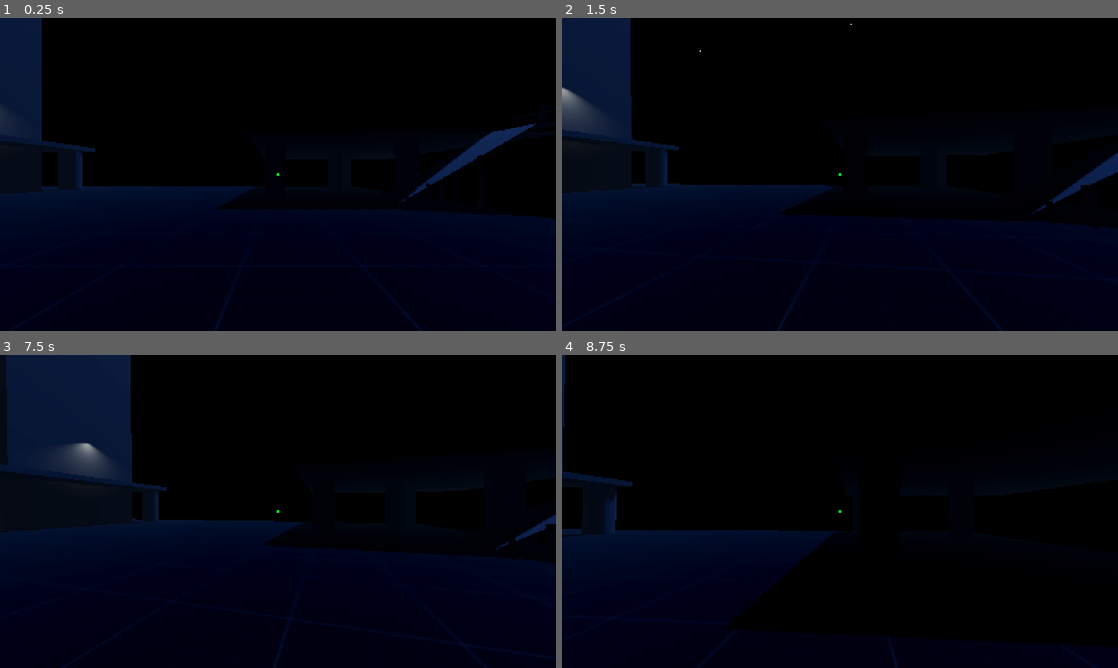
Above: before the commit, frames 1-4 (two rows, left to right).
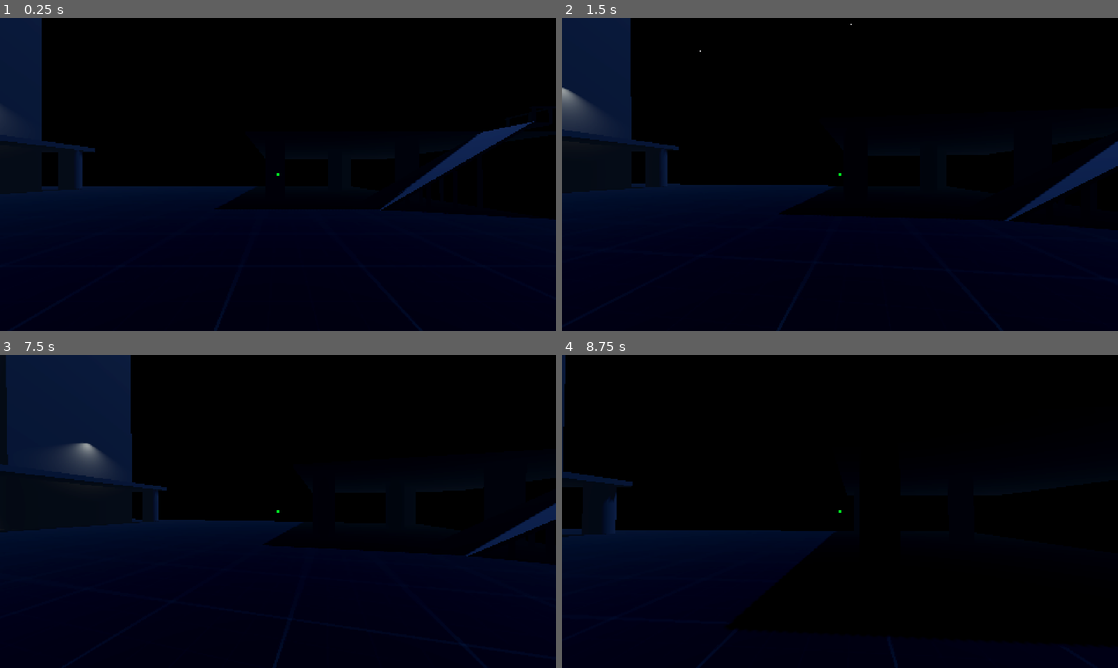
Above: after the commit, the same moments.

Repository: CarpetBakery/ThreeEnds
Game: Godot game, scene res://maps/mpOilRig.tscn
The game is run twice, just before and just after one commit, with the same random seed, the same clock (stepped at 60 frames per second) and the same inputs. This scene is started directly instead of the project's main scene.
Inputs (mouse positions are in pixels of both pictures, inside the frame that each line leads up to):
- Up to frame 1 (0.25 s): no input
- Up to frame 2 (1.5 s): tap Enter (ui_accept) at 0.5 s; move the mouse to (867, 174) at 0.52 s; hold Ctrl (crouch) 0.53-1.28 s; hold W (forward) from 0.53 s (still down); click (867, 174) at 0.67 s; tap Space (jump) at 0.77 s; move the mouse to (812, 174) at 1.27 s; tap Alt (free_look) at 1.35 s
- Up to frame 3 (7.5 s): tap Space (jump) at 1.52, 3.02, 3.77, 4.52, 6.02, 6.77 s; move the mouse to (289, 505) at 2.02 s; tap E (interact) at 2.1, 7.35 s; move the mouse to (272, 517) at 2.77 s; click (272, 517) at 2.85 s; move the mouse to (316, 514) at 3.52 s; tap Mouse wheel down (mouseWheelDown) at 3.6 s; move the mouse to (233, 508) at 4.27 s; tap Mouse wheel up (mouseWheelUp) at 4.35 s; move the mouse to (283, 511) at 5.02 s; hold Shift (sprint) 5.03-5.78 s; click (283, 511) at 5.17 s; move the mouse to (255, 505) at 5.77 s; release W (forward) at 5.78 s; hold D (right) 5.78-6.53 s; tap Ctrl (crouch) at 5.85 s; tap Enter (ui_accept) at 6.5 s; move the mouse to (305, 511) at 6.52 s; hold Alt (free_look) 6.53-7.28 s; hold W (forward) from 6.53 s (still down); tap R (debug_restart) at 7.25 s; move the mouse to (250, 511) at 7.27 s; click (250, 511) at 7.42 s
- Up to frame 4 (8.75 s): keep holding W (forward); tap Space (jump) at 7.52 s; move the mouse to (851, 505) at 8.02 s; press the mouse at (851, 505) at 8.03 s

The runs differ from the first frame. In frame 1, 0.8% of the frame differs, in the area x 68-100%, y 32-65%; in frame 2, 1.0%, in the area x 79-100%, y 39-68%; in frame 3, 0.6%; in frame 4, less than 0.1%.

Commit message:
Fixed(?) blockout colliders in oil rig map

Diff:
--- a/maps/mpOilRig.tscn
+++ b/maps/mpOilRig.tscn
@@ -270,98 +270,107 @@
 use_collision = true
 size = Vector3(20, 0.15, 20)
 
-[node name="Helipad Ramp" type="CSGBox3D" parent="LevelBlockout"]
-transform = Transform3D(-4.24107, -0.305729, 0, 2.44858, -0.529537, 0, 0, 0, -3.28236, -27.3331, 2.50499, 6.90174)
-snap = 1e-06
-use_collision = true
-size = Vector3(1.78021, 0.15, 0.628)
-
-[node name="Helipad Ramp7" type="CSGBox3D" parent="LevelBlockout/Helipad Ramp"]
-transform = Transform3D(-0.492545, -0.108663, 0, 6.97014, -0.492545, 0, 0, 0, 1, -0.521178, 0.627375, -0.346764)
+[node name="Ramp" type="Node3D" parent="LevelBlockout"]
+
+[node name="Helipad Ramp" type="CSGBox3D" parent="LevelBlockout/Ramp"]
+transform = Transform3D(0.866026, 0.5, 0, -0.5, 0.866026, 0, 0, 0, 1, -26.6035, 2.37244, 6.90174)
+snap = 1e-06
+use_collision = true
+size = Vector3(9.25, 0.15, 2.5)
+
+[node name="Helipad Ramp16" type="CSGBox3D" parent="LevelBlockout/Ramp"]
+transform = Transform3D(0.965926, 0.258819, 0, -0.258819, 0.965926, 0, 0, 0, 1, -27.1062, 0.694195, 0.34074)
+snap = 1e-06
+use_collision = true
+size = Vector3(5.25, 0.15, 1.75)
+
+[node name="Helipad Ramp7" type="CSGBox3D" parent="LevelBlockout/Ramp"]
+transform = Transform3D(-0.0420563, 0.611433, 0, -4.89698, -0.00524923, 0, 0, 0, -3.28236, -25.3146, 0.896626, 8.03994)
 snap = 1e-06
 use_collision = true
 size = Vector3(0.269445, 0.15, 0.0529961)
 
-[node name="Helipad Ramp2" type="CSGBox3D" parent="LevelBlockout/Helipad Ramp"]
-transform = Transform3D(-0.492545, -0.108663, 0, 6.97014, -0.492545, 0, 0, 0, 1, 0.0227604, 1.73864, 0.343981)
+[node name="Helipad Ramp2" type="CSGBox3D" parent="LevelBlockout/Ramp"]
+transform = Transform3D(-0.0420563, 0.611433, 0, -4.89698, -0.00524923, 0, 0, 0, -3.28236, -27.9612, 1.64005, 5.77267)
 snap = 1e-06
 use_collision = true
 size = Vector3(0.573071, 0.15, 0.0529961)
 
-[node name="Helipad Ramp10" type="CSGBox3D" parent="LevelBlockout/Helipad Ramp"]
-transform = Transform3D(-0.492545, -0.108663, 0, 6.97013, -0.492545, 0, 0, 0, 1, 0.962793, -0.407919, 0.332136)
+[node name="Helipad Ramp10" type="CSGBox3D" parent="LevelBlockout/Ramp"]
+transform = Transform3D(-0.0420532, 0.611433, 0, -4.89698, -0.00524923, 0, 0, 0, -3.28236, -30.7917, 5.07847, 5.81155)
 snap = 1e-06
 use_collision = true
 size = Vector3(0.167682, 0.15, 0.0293057)
 
-[node name="Helipad Ramp11" type="CSGBox3D" parent="LevelBlockout/Helipad Ramp"]
-transform = Transform3D(-0.492545, -0.108663, 0, 6.97013, -0.492545, 0, 0, 0, 1, 1.11953, 0.316856, 0.332136)
+[node name="Helipad Ramp11" type="CSGBox3D" parent="LevelBlockout/Ramp"]
+transform = Transform3D(-0.0420532, 0.611433, 0, -4.89698, -0.00524923, 0, 0, 0, -3.28236, -31.678, 5.07846, 5.81155)
 snap = 1e-06
 use_collision = true
 size = Vector3(0.167682, 0.15, 0.0293057)
 
-[node name="Helipad Ramp15" type="CSGBox3D" parent="LevelBlockout/Helipad Ramp"]
-transform = Transform3D(-0.492545, -0.108663, 0, 6.97013, -0.492545, 0, 0, 0, 1, 1.08996, -0.65785, 0.332136)
+[node name="Helipad Ramp15" type="CSGBox3D" parent="LevelBlockout/Ramp"]
+transform = Transform3D(-0.0420532, 0.611433, 0, -4.89698, -0.00524923, 0, 0, 0, -3.28236, -31.2546, 5.5222, 5.81155)
 snap = 1e-06
 use_collision = true
 size = Vector3(0.015, 2.07655, 0.029)
 
-[node name="Helipad Ramp12" type="CSGBox3D" parent="LevelBlockout/Helipad Ramp"]
-transform = Transform3D(-0.492545, -0.108663, 0, 6.97013, -0.492545, 0, 0, 0, 1, 1.1467, 0.442484, -0.244234)
+[node name="Helipad Ramp12" type="CSGBox3D" parent="LevelBlockout/Ramp"]
+transform = Transform3D(-0.0420532, 0.611433, 0, -4.89698, -0.00524923, 0, 0, 0, -3.28236, -31.8316, 5.07847, 7.7034)
 snap = 1e-06
 use_collision = true
 size = Vector3(0.167682, 0.15, 0.0293057)
 
-[node name="Helipad Ramp14" type="CSGBox3D" parent="LevelBlockout/Helipad Ramp"]
-transform = Transform3D(-0.492545, -0.108663, 0, 6.97013, -0.492545, 0, 0, 0, 1, 1.19369, -0.198997, 0.0264587)
+[node name="Helipad Ramp14" type="CSGBox3D" parent="LevelBlockout/Ramp"]
+transform = Transform3D(-0.0420532, 0.611433, 0, -4.89698, -0.00524923, 0, 0, 0, -3.28236, -31.8348, 5.53321, 6.81489)
 snap = 1e-06
 use_collision = true
 size = Vector3(0.015, 0.15, 0.639)
 
-[node name="Helipad Ramp13" type="CSGBox3D" parent="LevelBlockout/Helipad Ramp"]
-transform = Transform3D(-0.492545, -0.108663, 0, 6.97013, -0.492545, 0, 0, 0, 1, 1.1467, 0.442484, 0.0536294)
+[node name="Helipad Ramp13" type="CSGBox3D" parent="LevelBlockout/Ramp"]
+transform = Transform3D(-0.0420532, 0.611433, 0, -4.89698, -0.00524923, 0, 0, 0, -3.28236, -31.8316, 5.07847, 6.72571)
 snap = 1e-06
 use_collision = true
 size = Vector3(0.167682, 0.15, 0.0293057)
 
-[node name="Helipad Ramp9" type="CSGBox3D" parent="LevelBlockout/Helipad Ramp"]
-transform = Transform3D(-0.492545, -0.108663, 0, 6.97014, -0.492545, 0, 0, 0, 1, 0.0227604, 1.73864, -0.340791)
+[node name="Helipad Ramp9" type="CSGBox3D" parent="LevelBlockout/Ramp"]
+transform = Transform3D(-0.0420563, 0.611433, 0, -4.89698, -0.00524923, 0, 0, 0, -3.28236, -27.9612, 1.64005, 8.02034)
 snap = 1e-06
 use_collision = true
 size = Vector3(0.573071, 0.15, 0.0529961)
 
-[node name="Helipad Ramp4" type="CSGBox3D" parent="LevelBlockout/Helipad Ramp"]
-transform = Transform3D(-0.492545, -0.108663, 0, 6.97014, -0.492545, 0, 0, 0, 1, -0.2457, 1.28257, 0.343981)
+[node name="Helipad Ramp4" type="CSGBox3D" parent="LevelBlockout/Ramp"]
+transform = Transform3D(-0.0420563, 0.611433, 0, -4.89698, -0.00524923, 0, 0, 0, -3.28236, -26.6832, 1.22421, 5.77267)
 snap = 1e-06
 use_collision = true
 size = Vector3(0.403234, 0.15, 0.0529961)
 
-[node name="Helipad Ramp8" type="CSGBox3D" parent="LevelBlockout/Helipad Ramp"]
-transform = Transform3D(-0.492545, -0.108663, 0, 6.97014, -0.492545, 0, 0, 0, 1, -0.2457, 1.28257, -0.345201)
+[node name="Helipad Ramp8" type="CSGBox3D" parent="LevelBlockout/Ramp"]
+transform = Transform3D(-0.0420563, 0.611433, 0, -4.89698, -0.00524923, 0, 0, 0, -3.28236, -26.6832, 1.22421, 8.03481)
 snap = 1e-06
 use_collision = true
 size = Vector3(0.403234, 0.15, 0.0529961)
 
-[node name="Helipad Ramp3" type="CSGBox3D" parent="LevelBlockout/Helipad Ramp"]
-transform = Transform3D(-0.492545, -0.108663, 0, 6.97014, -0.492545, 0, 0, 0, 1, -0.521178, 0.627375, 0.343981)
+[node name="Helipad Ramp3" type="CSGBox3D" parent="LevelBlockout/Ramp"]
+transform = Transform3D(-0.0420563, 0.611433, 0, -4.89698, -0.00524923, 0, 0, 0, -3.28236, -25.3146, 0.896626, 5.77267)
 snap = 1e-06
 use_collision = true
 size = Vector3(0.269445, 0.15, 0.0529961)
 
-[node name="Helipad Ramp5" type="CSGBox3D" parent="LevelBlockout/Helipad Ramp"]
-transform = Transform3D(-0.492545, -0.108663, 0, 6.97014, -0.492545, 0, 0, 0, 1, -0.742478, 0.136906, 0.343981)
+[node name="Helipad Ramp5" type="CSGBox3D" parent="LevelBlockout/Ramp"]
+transform = Transform3D(-0.0420563, 0.611433, 0, -4.89698, -0.00524923, 0, 0, 0, -3.28236, -24.2261, 0.614476, 5.77267)
 snap = 1e-06
 use_collision = true
 size = Vector3(0.154211, 0.15, 0.0529961)
 
-[node name="Helipad Ramp6" type="CSGBox3D" parent="LevelBlockout/Helipad Ramp"]
-transform = Transform3D(-0.492545, -0.108663, 0, 6.97014, -0.492545, 0, 0, 0, 1, -0.742478, 0.136906, -0.342618)
+[node name="Helipad Ramp6" type="CSGBox3D" parent="LevelBlockout/Ramp"]
+transform = Transform3D(-0.0420563, 0.611433, 0, -4.89698, -0.00524923, 0, 0, 0, -3.28236, -24.2261, 0.614476, 8.02634)
 snap = 1e-06
 use_collision = true
 size = Vector3(0.154211, 0.15, 0.0529961)
 
-[node name="HelipadTopRamp" type="CSGBox3D" parent="LevelBlockout/Helipad Ramp"]
-transform = Transform3D(-0.176842, 0.1021, 0, -0.817719, -1.41633, 0, 0, 0, -0.304659, 0.99579, 0.430544, -0.00216985)
+[node name="HelipadTopRamp" type="CSGBox3D" parent="LevelBlockout/Ramp"]
+transform = Transform3D(1, -8.9407e-08, 0, 6.85453e-07, 0.999999, 0, 0, 0, 1, -31.1879, 4.71527, 6.90886)
+use_collision = true
 size = Vector3(1.19308, 0.15, 2.07129)
 
 [node name="player" parent="." instance=ExtResource("1_23sgh")]
@@ -371,5 +380,4 @@
 stream = ExtResource("4_sf2s4")
 volume_db = 1.0
 pitch_scale = 0.74
-autoplay = true
 parameters/looping = true
Binary file added: ui/fonts/zeldadxt.ttf
Not shown, added: ui/fonts/zeldadxt.ttf.import
